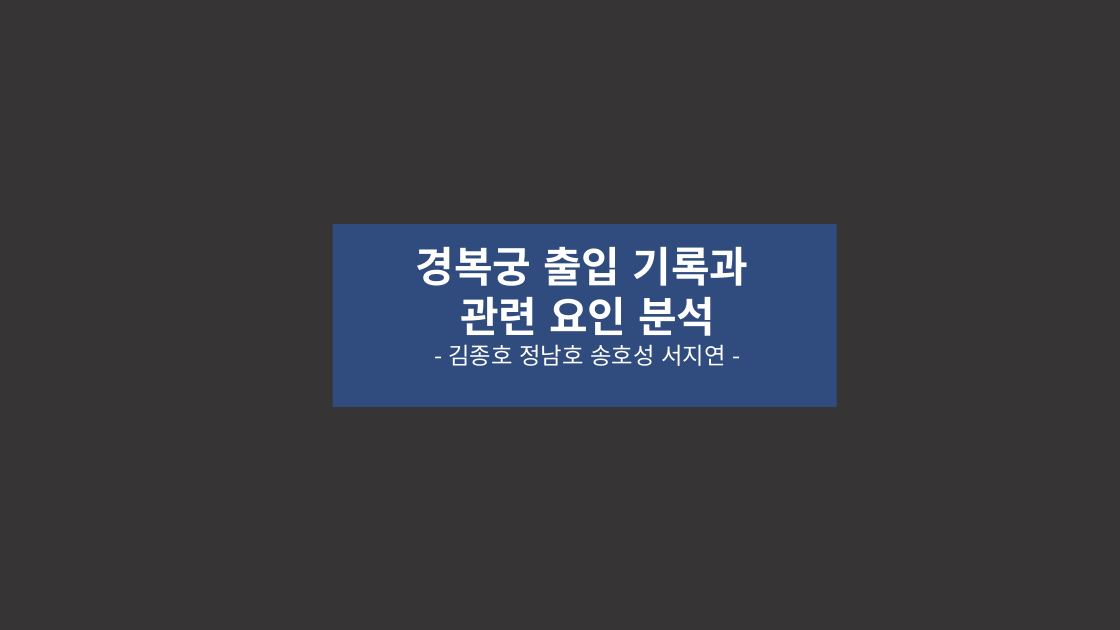
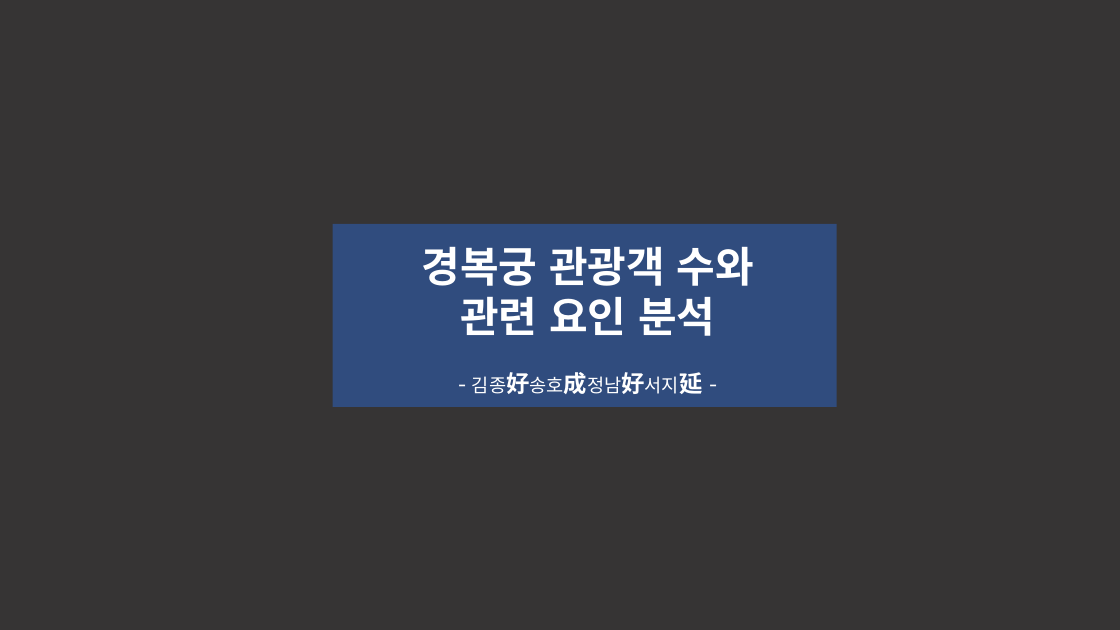
Before and after one commit to shs1234/project1, a slide deck: slide 1 of 분석.pptx. Drawn at 1120x630 pixels with LibreOffice and Linux fonts; fonts in the diff are those of the drawing; background and template pictures are left out; a plain dark background stands for a picture behind light text. Boxes give left, top, right and bottom in pixels: in the first picture for what was removed or moved away, otherwise in the second. Text is boxed around its words. In the diff, an @@ line names an element or a change of style, - is before the commit and + after.

```diff
--- a/분석.pptx
+++ b/분석.pptx
@@ text at [422, 246, 754, 286]: text changed @@
-경복궁 출입 기록과
+경복궁 관광객 수와
@@ text at [472, 372, 702, 394]: text changed; size 20 to 16 pt @@
-- 김종호 정남호 송호성 서지연 -
+- 김종好송호成정남好서지延 -
```
Also in this commit, not shown: 5 other slides changed, 9 slides added, 6 slides removed.
